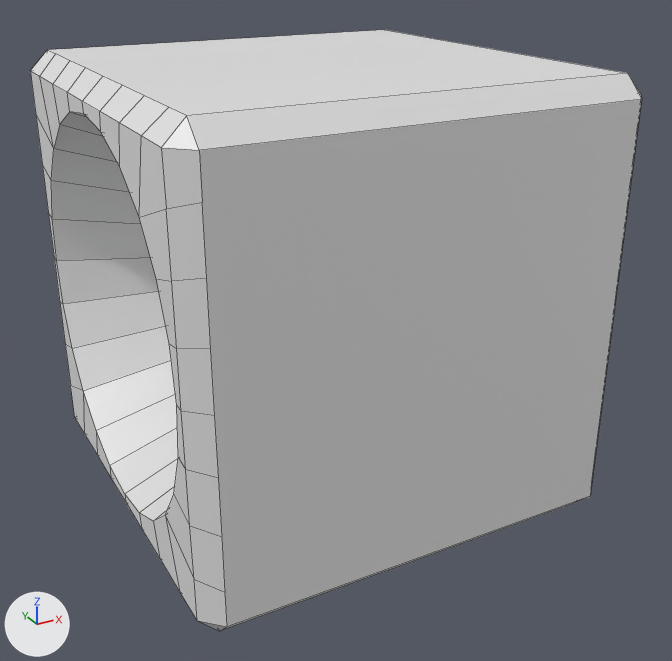
The FBX model Assets/Models/Speaker.fbx as it was, and as the next commit left it.
Both versions are drawn from a 50 mm lens placed at (-1.9, -3.65, 1.54), pointed at (0.04, -0.13, -0.22). Every picture has the same lights, and +X, +Y and +Z are marked at lower left. Mesh edges are drawn as thin lines. Where no turn or scale is listed for an object, it has been applied to the vertices. Vertices at the same position are counted once.

Names of what the first picture shows: 'Cabinet'.
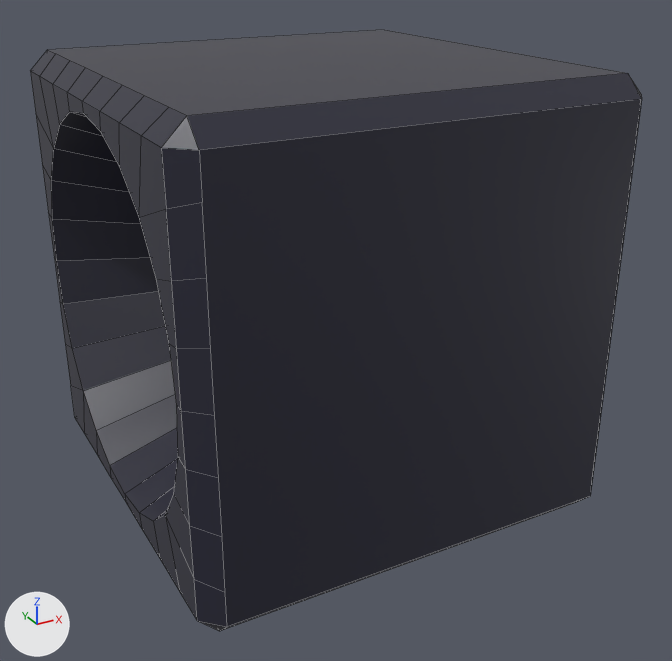
Changed parts and their boxes [x1, y1, x2, y2] in the pictures (672 x 661 px):
'Cabinet', surface changed (grey to black): [30, 30, 642, 631] in both

What the commit changed:
Picture 'equpix15-32x.png' (img_equpix15_32x_png) is new.
In material 'Material' (mat_material), base_color is no longer (0.8, 0.8, 0.8), white #e7e7e7.
In material 'Material' (mat_material), texture is now set to img_equpix15_32x_png.
me_cube has 153 vertices, 141 faces and spans x -1.0..1.0, y -1.0..1.0, z -1.0..1.0.
me_cube is used by ob_cabinet; location (0.0, 0.0, 0.0).
me_cube part 1: texture (UV) coordinates of 141 of 141 faces, centred in x -1.0..1.0, y -1.0..1.0, z -1.0..1.0, changed; they spanned u 0.12..0.88, v 0.0..1.0 and now span u 0.08..0.12, v 0.18..0.8.
